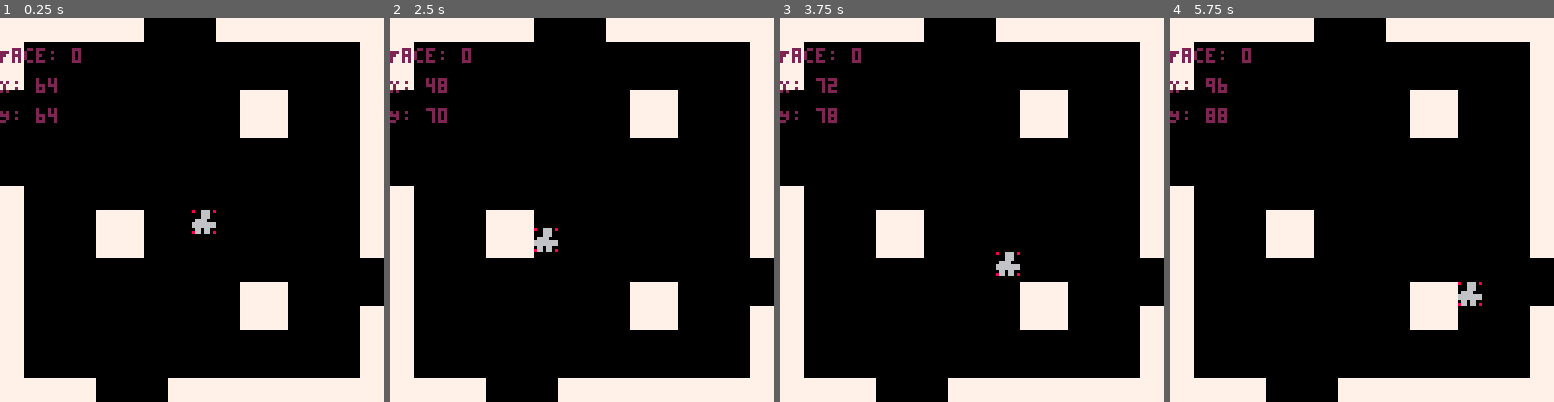
Above: before the commit, frames 1-4 (left to right).
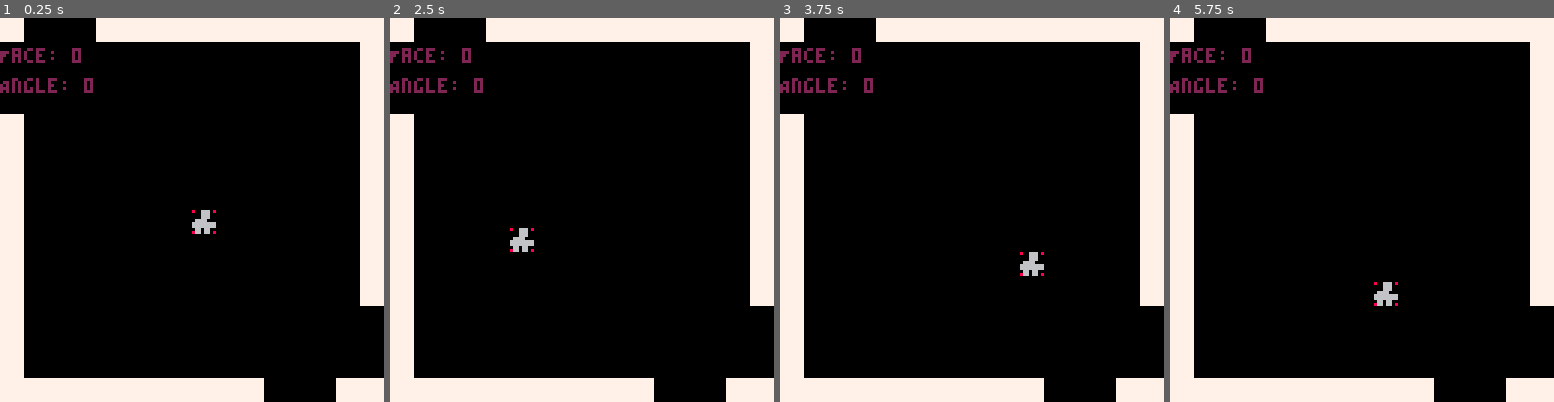
Above: after the commit, the same moments.

Repository: EmilBert/gmtkjam2025
Game: PICO-8 cartridge game.p8
The game is run twice, just before and just after one commit, with the same random seed, the same clock (stepped at 60 frames per second) and the same inputs.
Inputs:
- Up to frame 1 (0.25 s): no input
- Up to frame 2 (2.5 s): hold Left 1.97-2.37 s; hold Down from 2.42 s (still down)
- Up to frame 3 (3.75 s): release Down at 2.82 s; hold Right 2.87-3.53 s; hold Up from 3.58 s (still down)
- Up to frame 4 (5.75 s): release Up at 4.08 s; hold Right 4.13-4.53 s; hold Down 4.58-5.08 s; hold Left from 5.13 s (still down)

The runs differ from the first frame. In frame 1, 14% of the frame differs, in the area x 0-100%, y 0-100%; in frame 2, 14%; in frame 3, 14%; in frame 4, 14%.

Commit message:
GMTK2025: Fix world rotation functionality

Diff:
--- a/game.p8
+++ b/game.p8
@@ -23,19 +23,19 @@
 0000000000000000000000000000000000010000000000000000000000000000000000000000000000000000000000000000000000000000000000000000000000000000000000000000000000000000000000000000000000000000000000000000000000000000000000000000000000000000000000000000000000000000
 0000000000000000000000000000000000000000000000000000000000000000000000000000000000000000000000000000000000000000000000000000000000000000000000000000000000000000000000000000000000000000000000000000000000000000000000000000000000000000000000000000000000000000
 __map__
-1111111111110000001111111111111111111111111100000011111111111111111111111111111111111111111111111111111111110000000011111111111111111111111111111111111111111111111111111100000000001111111111110000000000000000000000000000000000000000000000000000000000000000
+1100000011111111111111111111111111110000001111111111111111111111111111111111111111111100000011111111111111111111111111000000111111111111111111111111111111111111111111111111111111111111111111110000000000000000000000000000000000000000000000000000000000000000
+0000000000000000000000000000001111000000000000000000000000000011110000000000000000000000000000111100000000000000000000000000001111000000000000000000000000000000110000000000000000000000000000110000000000000000000000000000000000000000000000000000000000000000
+0000000000000000000000000000001111000000000000000000000000000000110000000000000000000000000000111100000000000000000000000000001111000000000000000000000000000000110000000000000000000000000000110000000000000000000000000000000000000000000000000000000000000000
+0000000000000000000000000000001111000000000000000000000000000000110000000000000000000000000000111100001111000000000000000000001111000011110000000011110000000000110000000000000000000000000000110000000000000000000000000000000000000000000000000000000000000000
+1100000000000000000000000000001111000000000000000000000000000000110000001111000000000000000000111100001111000000000000000000001111000011110000000011110000000011110000000000000000000000000000110000000000000000000000000000000000000000000000000000000000000000
+1100000000000000000000000000001111000000000000000000000000000011110000001111000000000000000000111100001111000000000000000000001111000000000000000000000000000011110000000000000000000000000000110000000000000000000000000000000000000000000000000000000000000000
 1100000000000000000000000000001111000000000000000000000000000011110000000000000000000000000000111100000000000000000000000000001111000000000000000000000000000011110000000000000000000000000000110000000000000000000000000000000000000000000000000000000000000000
+1100000000000000000000000000001111000000000011110000000000000011110000000000000000000000000000111100000000000000000000000000001111000000000000000000000000000011110000000000000000000000000000110000000000000000000000000000000000000000000000000000000000000000
+1100000000000000000000000000001111000000000011110000000000000011110000000000000000000000000000111100000000001111000000000000001111000000000000000000000000000011110000000000000000000000000000110000000000000000000000000000000000000000000000000000000000000000
+1100000000000000000000000000001111000000000000000000000000000011110000000000000000000000000000111100000000111111000000000000001111000000000000000000000000000011110000000000000000000000000000110000000000000000000000000000000000000000000000000000000000000000
 1100000000000000000000000000001111000000000000000000000000000011110000000000000000000000000000111100000000000000000000000000001111000000000000000000000000000011110000000000000000000000000000110000000000000000000000000000000000000000000000000000000000000000
-0000000000000000000011110000001111000000000000000000000000000011110000000000000000000000000000111100000000000000000000000000001111000000000000000000000000000011110000000000000000000000000000110000000000000000000000000000000000000000000000000000000000000000
-0000000000000000000011110000001111000000000000000000000000000011110000000000000000000000000000111100000000000000000000000000001111000000000000000000000000000011110000000000000000000000000000110000000000000000000000000000000000000000000000000000000000000000
-0000000000000000000000000000001111000000000000000000000000000011110000000000000000000000000000111100000000000000000000000000001111000000000000000000000000000011110000000000000000000000000000110000000000000000000000000000000000000000000000000000000000000000
-0000000000000000000000000000001111000000000000000000000000000011110000000000000000000000000000111100000000000000000000000000001111000000000000000000000000000011110000000000000000000000000000110000000000000000000000000000000000000000000000000000000000000000
-1100000000000000000000000000001111000000000000000000000000000011110000000000000000000000000000111100000000000000000000000000001111000000000000000000000000000011110000000000000000000000000000110000000000000000000000000000000000000000000000000000000000000000
-1100000011110000000000000000001111000000000000000000000000000011110000000000000000000000000000111100000000000000000000000000001111000000000000000000000000000011110000000000000000000000000000110000000000000000000000000000000000000000000000000000000000000000
-1100000011110000000000000000001111000000000000000000000000000011110000000000000000000000000000111100000000000000000000000000001111000000000000000000000000000011110000000000000000000000000000110000000000000000000000000000000000000000000000000000000000000000
-1100000000000000000000000000000011000000000000000000000000000011110000000000000000000000000000111100000000000000000000000000001111000000000000000000000000000011110000000000000000000000000000110000000000000000000000000000000000000000000000000000000000000000
-1100000000000000000011110000000011000000000000000000000000000011110000000000000000000000000000111100000000000000000000000000001111000000000000000000000000000011110000000000000000000000000000110000000000000000000000000000000000000000000000000000000000000000
-1100000000000000000011110000001111000000000000000000000000000011110000000000000000000000000000111100000000000000000000000000001111000000000000000000000000000011110000000000000000000000000000110000000000000000000000000000000000000000000000000000000000000000
-1100000000000000000000000000001111000000000000000000000000000011110000000000000000000000000000111100000000000000000000000000001111000000000000000000000000000011110000000000000000000000000000110000000000000000000000000000000000000000000000000000000000000000
-1100000000000000000000000000001111000000000000000000000000000011110000000000000000000000000000111100000000000000000000000000001111000000000000000000000000000011110000000000000000000000000000110000000000000000000000000000000000000000000000000000000000000000
-1111111100000011111111111111111111111111111100000011111111111111111111111111111111110000111111111111111111110000000011111111111111111111111111111111111111111111111111111100000000000011111111110000000000000000000000000000000000000000000000000000000000000000
+1100000000000000000000000000001111000000000000000000000000000011110000000000000000001111000000111100000000000000000000000000001111000000000000000000000000000011110000000000000000000000000000110000000000000000000000000000000000000000000000000000000000000000
+1100000000000000000000000000000011000000000000000000000000000011000000000000000000001111000000111100000000000000000011110000001111000011110000000000111100000011110000000000000000000000000000110000000000000000000000000000000000000000000000000000000000000000
+1100000000000000000000000000000011000000000000000000000000000011000000000000000000000000000000111100000000000000000011110000001111000011110000000000111100000011110000000000000000000000000000110000000000000000000000000000000000000000000000000000000000000000
+1100000000000000000000000000000011000000000000000000000000000011000000000000000000000000000000111100000000000000000000000000001111000000000000000000000000000011110000000000000000000000000000110000000000000000000000000000000000000000000000000000000000000000
+1111111111111111111111000000111111000000111111111111111111111111111111111111111111111111111111111111111111111111111111111111111111111111111111111111111111111111111100000011111111111111111111110000000000000000000000000000000000000000000000000000000000000000
--- a/main.lua
+++ b/main.lua
@@ -9,6 +9,8 @@
     speed = 2,
     face = 0,
 }
+
+GLOBAL_ROTATION = 0
 
 MAP_SIZE_IN_TILES = 16
 MAP_SIZE = MAP_SIZE_IN_TILES * 8
@@ -87,23 +89,27 @@
     if angle == 0 then
         return -- No rotation needed, exit early.
     end
+    GLOBAL_ROTATION += angle / 90
+    GLOBAL_ROTATION = GLOBAL_ROTATION % 4
+    for i = 0, 5 do
+        for j = 0, MAP_SIZE_IN_TILES - 1 do
+            for k = 0, MAP_SIZE_IN_TILES - 1 do
+                -- Rotate all map segments based on the previous and current face.
 
-    for i = 0, MAP_SIZE_IN_TILES - 1 do
-        for j = 0, MAP_SIZE_IN_TILES - 1 do
-            -- Rotate all map segments based on the previous and current face.
+                local new_tile = (angle == -90 and mget(i * MAP_SIZE_IN_TILES + 15 - k, j)) or
+                    (angle == 180 and mget(i * MAP_SIZE_IN_TILES + 15 - k, 15 - j)) or
+                    (angle == 90 and mget(i * MAP_SIZE_IN_TILES + k, 15 - j)) or {}
 
-            local new_tile = (angle == 90 and mget(current_face * MAP_SIZE_IN_TILES + 15 - j, i)) or
-                (angle == 180 and mget(current_face * MAP_SIZE_IN_TILES + 15 - j, 15 - i)) or
-                (angle == -90 and mget(current_face * MAP_SIZE_IN_TILES + j, 15 - i)) or {}
-
-            map_segment[i * MAP_SIZE_IN_TILES + j] = new_tile
+                map_segment[(i * MAP_SIZE_IN_TILES * MAP_SIZE_IN_TILES) + (j * MAP_SIZE_IN_TILES) + k] = new_tile
+            end
         end
     end
-
     -- Loop through the copied map segment and set the new tiles to the map.
-    for i = 0, MAP_SIZE_IN_TILES - 1 do
+    for i = 0, 5 do
         for j = 0, MAP_SIZE_IN_TILES - 1 do
-            mset(current_face * MAP_SIZE_IN_TILES + i, j, map_segment[i * MAP_SIZE_IN_TILES + j])
+            for k = 0, MAP_SIZE_IN_TILES - 1 do
+                mset(i * MAP_SIZE_IN_TILES + j, k, map_segment[(i * MAP_SIZE_IN_TILES * MAP_SIZE_IN_TILES) + (j * MAP_SIZE_IN_TILES) + k])
+            end
         end
     end
 end
@@ -115,14 +121,13 @@
     spr(player.sprite, player.x - (player.face*MAP_SIZE), player.y)
     -- draw the player's pixel position
     print("Face: "..player.face, 0, 10, 2)
-    print("X: "..player.x, 0, 20, 2)
-    print("Y: "..player.y, 0, 30, 2)
+    print("Angle: "..GLOBAL_ROTATION, 0, 20, 2)
 end
 
 -- Map assets
 
 -- Enum for directions to avoid magic numbers.
-directions = {NORTH = 1, EAST = 2, SOUTH = 3, WEST = 4}
+directions = {NORTH = 0, EAST = 1, SOUTH = 2, WEST = 3}
 
 -- Enum for cube faces to avoid magic numbers.
 faces = {BASE = 0, FRONT = 1, RIGHT = 2, BACK = 3, LEFT = 4, TOP = 5}
@@ -131,18 +136,18 @@
 -- This means the pairs are sorted in exit direction north, east, south, west as in the directions object.
 
 connections = { -- TODO (RobotGandhi): Double check these, could be incorrect. Also very disorienting, even if correct.
-    {{faces.FRONT, directions.SOUTH}, {faces.RIGHT, directions.SOUTH}, {faces.BACK, directions.SOUTH}, {faces.LEFT, directions.SOUTH}},  -- BASE
-    {{faces.TOP, directions.SOUTH}, {faces.RIGHT, directions.WEST}, {faces.BASE, directions.NORTH}, {faces.LEFT, directions.EAST}},      -- FRONT
-    {{faces.TOP, directions.EAST}, {faces.BACK, directions.WEST}, {faces.BASE, directions.EAST}, {faces.FRONT, directions.EAST}},       -- RIGHT
-    {{faces.TOP, directions.NORTH}, {faces.LEFT, directions.WEST}, {faces.BASE, directions.SOUTH}, {faces.RIGHT, directions.EAST}},      -- BACK
-    {{faces.TOP, directions.WEST}, {faces.FRONT, directions.WEST}, {faces.BASE, directions.WEST}, {faces.BACK, directions.EAST}},       -- LEFT
-    {{faces.BACK, directions.NORTH}, {faces.RIGHT, directions.NORTH}, {faces.FRONT, directions.NORTH}, {faces.LEFT, directions.NORTH}}   -- TOP
+    {{faces.FRONT, directions.SOUTH}, {faces.RIGHT, directions.WEST}, {faces.BACK, directions.NORTH}, {faces.LEFT, directions.EAST}},  -- BASE
+    {{faces.TOP, directions.SOUTH}, {faces.RIGHT, directions.NORTH}, {faces.BASE, directions.NORTH}, {faces.LEFT, directions.NORTH}},      -- FRONT
+    {{faces.FRONT, directions.EAST}, {faces.TOP, directions.EAST}, {faces.BACK, directions.EAST}, {faces.BASE, directions.EAST}},       -- RIGHT
+    {{faces.BASE, directions.SOUTH}, {faces.RIGHT, directions.SOUTH}, {faces.TOP, directions.NORTH}, {faces.LEFT, directions.SOUTH}},      -- BACK
+    {{faces.FRONT, directions.WEST}, {faces.BASE, directions.WEST}, {faces.BACK, directions.WEST}, {faces.TOP, directions.WEST}},       -- LEFT
+    {{faces.BACK, directions.SOUTH}, {faces.RIGHT, directions.EAST}, {faces.FRONT, directions.NORTH}, {faces.LEFT, directions.WEST}}   -- TOP
 }
 
 cube_rotation_lookup = {
     [faces.FRONT] = {
-        [faces.RIGHT] = 90,
-        [faces.LEFT] = -90,
+        [faces.RIGHT] = -90,
+        [faces.LEFT] = 90,
     },
     [faces.TOP] = {
         [faces.RIGHT] = 180,
@@ -172,10 +177,14 @@
     offset: how far from the edge is the character? Counting from the left on north/south and the top on east/west.
 ]]
 function traverse(exit_direction, offset)
-    local new_pos = connections[player.face + 1][exit_direction]
+    exit_direction -= GLOBAL_ROTATION
+    exit_direction = exit_direction % 4
+    local new_pos = connections[player.face + 1][exit_direction + 1]
     update_map(player.face, new_pos[1])
 
     player.face = new_pos[1]
-    player.x = player.face*MAP_SIZE + ((new_pos[2] == directions.EAST and MAP_SIZE - (player.width*2)) or (new_pos[2] == directions.WEST and player.width*2) or offset)
-    player.y = ((new_pos[2] == directions.SOUTH and MAP_SIZE - (player.height*2)) or (new_pos[2] == directions.NORTH and player.height*2) or offset)
+    local new_dir = new_pos[2] + GLOBAL_ROTATION
+    new_dir = new_dir % 4
+    player.x = player.face*MAP_SIZE + ((new_dir == directions.EAST and MAP_SIZE - (player.width*2)) or (new_dir == directions.WEST and player.width*2) or offset)
+    player.y = ((new_dir == directions.SOUTH and MAP_SIZE - (player.height*2)) or (new_dir == directions.NORTH and player.height*2) or offset)
 end
